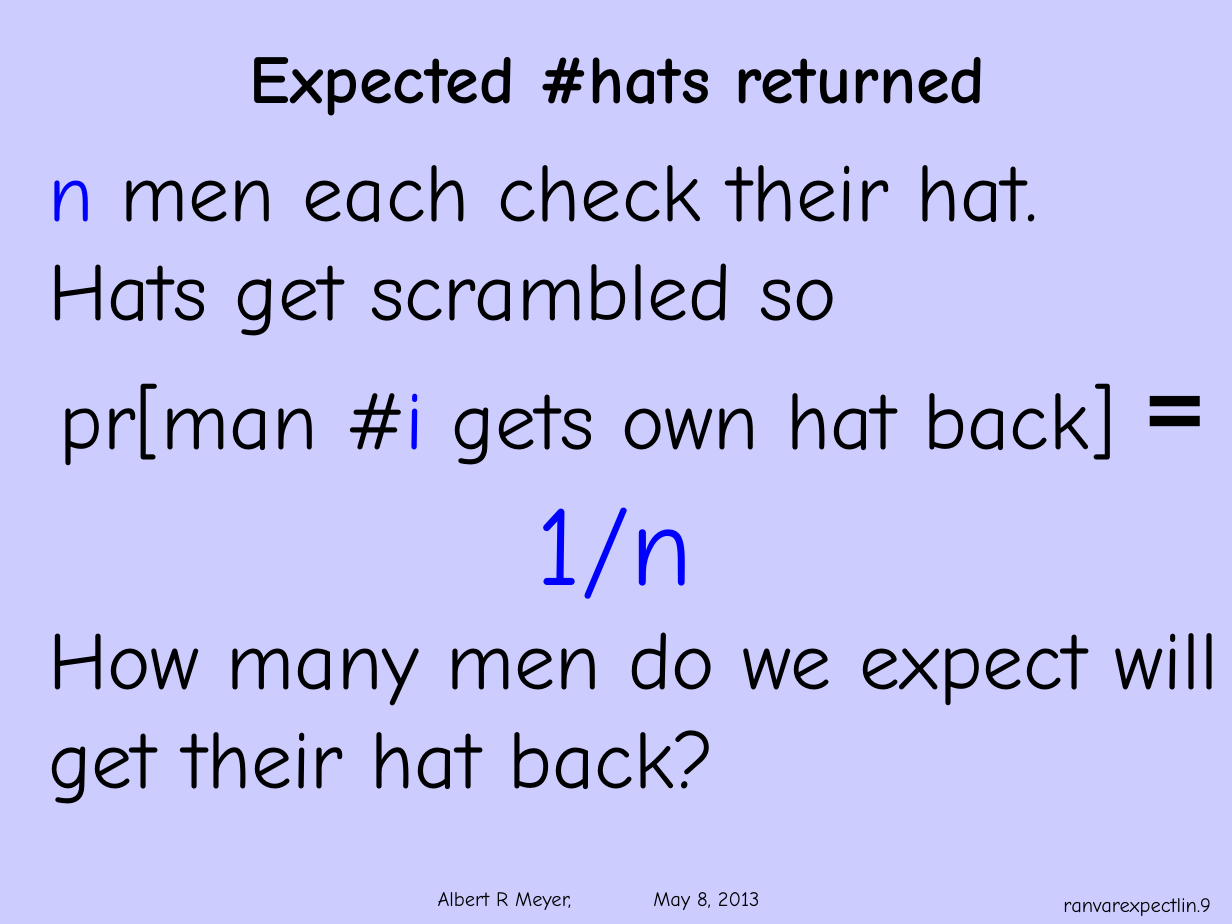
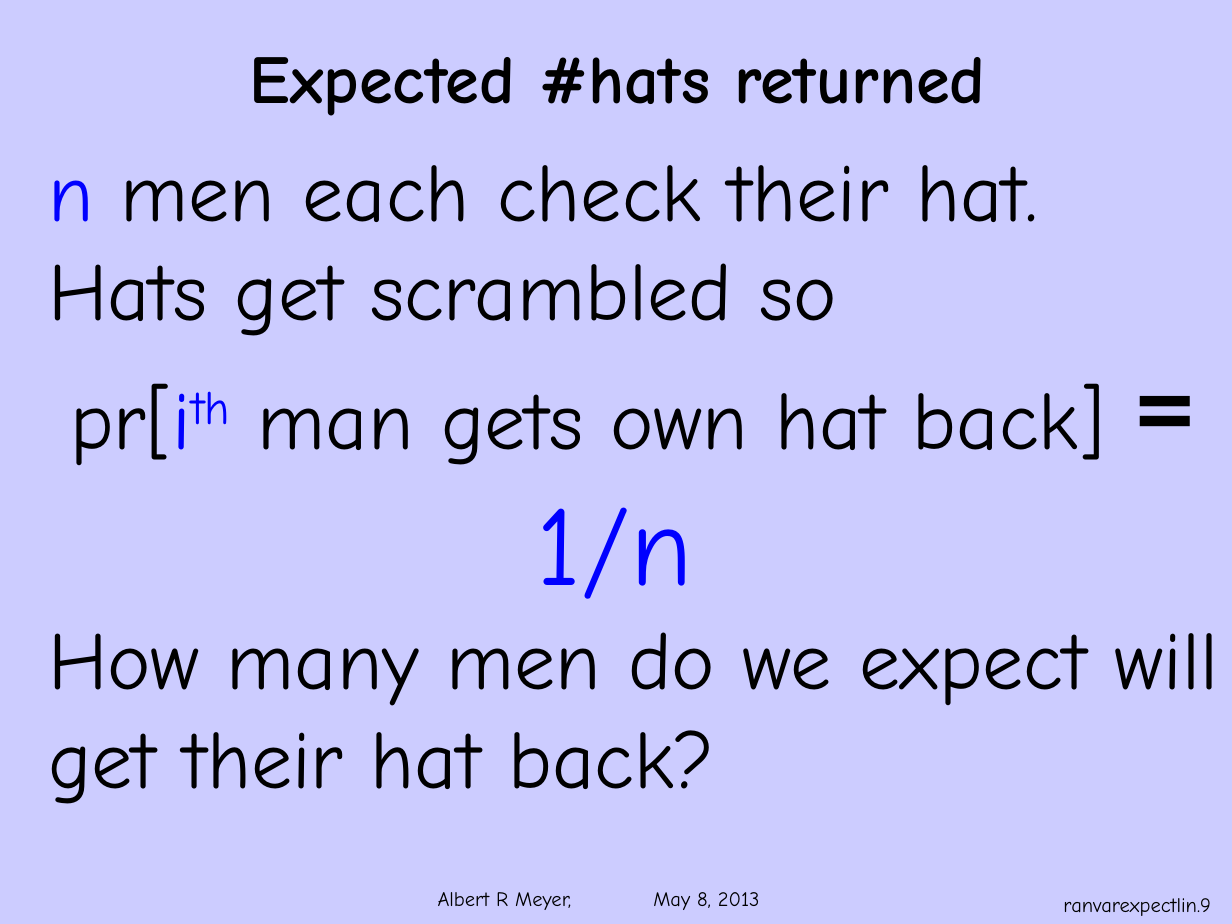
Before and after one commit to armeyer/mcs_web, a slide deck: slide 9 of spring13/slides13/ranvar-expect-linear.pptx. Drawn at 1232x924 pixels with LibreOffice and Linux fonts; fonts in the diff are those of the drawing; background and template pictures are left out. Boxes give left, top, right and bottom in pixels: in the first picture for what was removed or moved away, otherwise in the second. Text is boxed around its words. In the diff, an @@ line names an element or a change of style, - is before the commit and + after.

Commit message:
minor edit ranvar-expect-linear.pptx

```diff
--- a/spring13/slides13/ranvar-expect-linear.pptx
+++ b/spring13/slides13/ranvar-expect-linear.pptx
@@ text at (70, 383, 1105, 599): text changed @@
-pr[man #i gets own hat back] = 1/n
+pr[ith man gets own hat back] = 1/n
```
Also in this commit, not shown: 2 other slides changed.
